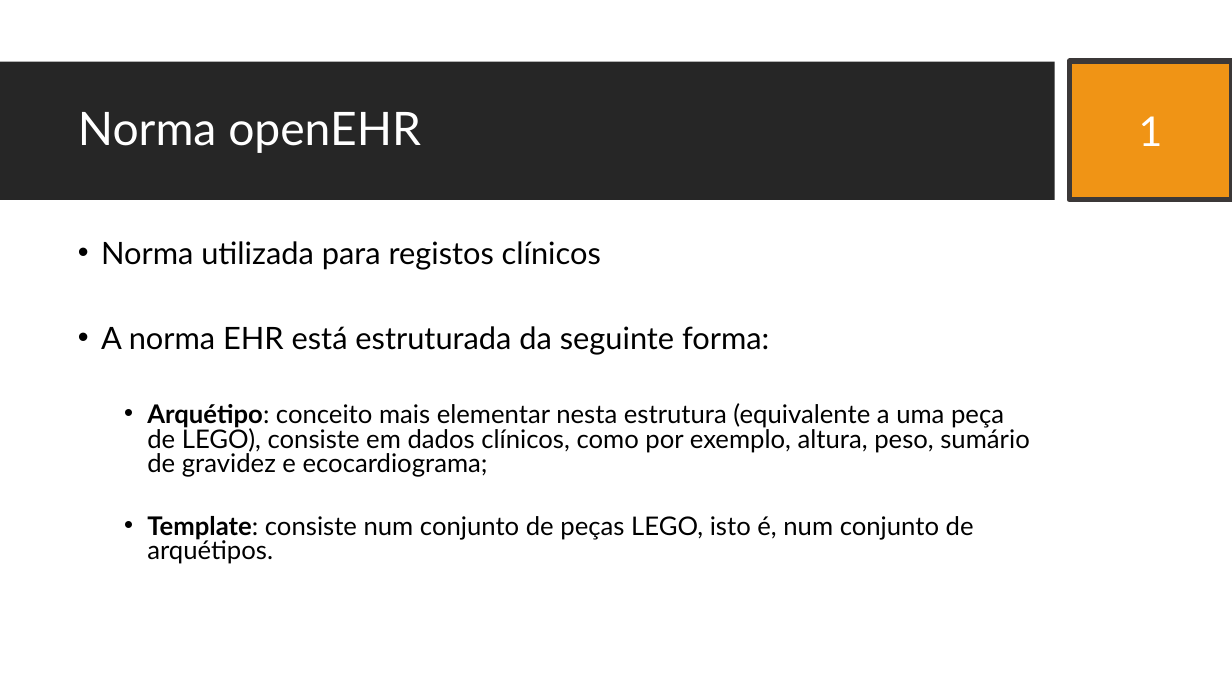
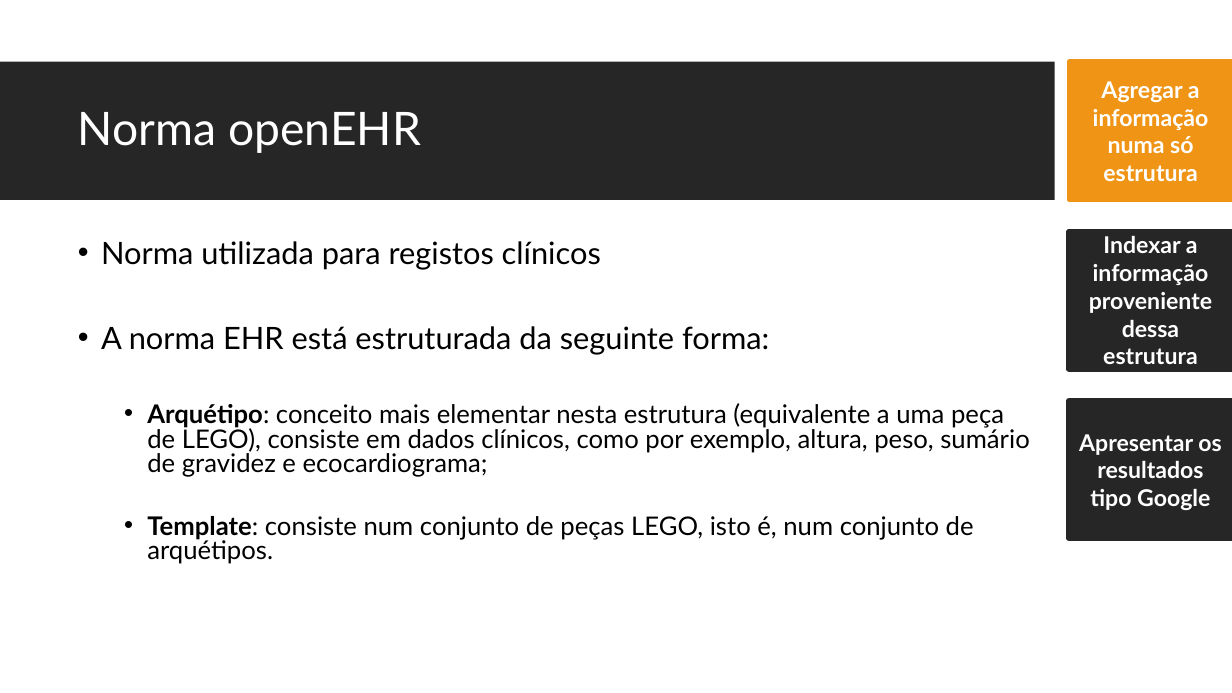
Before and after one commit to JDSBCC/Indexacao-de-Documentos-Clinicos, a slide deck: slide 9 of Dissertacao/4. Defesa da dissertação.pptx. Drawn at 1232x693 pixels with LibreOffice and Linux fonts; fonts in the diff are those of the drawing; background and template pictures are left out. Boxes give left, top, right and bottom in pixels: in the first picture for what was removed or moved away, otherwise in the second. Text is boxed around its words. In the diff, an @@ line names an element or a change of style, - is before the commit and + after.

```diff
--- a/Dissertacao/4. Defesa da dissertação.pptx
+++ b/Dissertacao/4. Defesa da dissertação.pptx
@@ rounded rectangle "Agregar a informação numa só ...": place and size @@
-rounded rectangle "Agregar a informação numa só ..." at (1139, 116, 1163, 146)
+rounded rectangle "Agregar a informação numa só ..." at (1069, 62, 1232, 200)
@@ rounded rectangle "Agregar a informação numa só ..." at (1069, 62, 1232, 200): fill none to #F09415; outline none to #F09415 4 pt @@
@@ rectangle removed at (1069, 61, 1232, 200) @@
@@ text in rounded rectangle at (1093, 81, 1209, 181): text changed; size 32 to 18 pt; bold on @@
-1
+Agregar a informação numa só estrutura
@@ rounded rectangle added at (1069, 231, 1232, 369), fill #262626, outline #262626 4 pt, 18 pt, text #FFFFFF, bold @@
+Indexar a informação proveniente dessa estrutura
@@ rounded rectangle added at (1069, 401, 1232, 539), fill #262626, outline #262626 4 pt, 18 pt, text #FFFFFF, bold @@
+Apresentar os resultados tipo Google
```
Also in this commit, not shown: 6 other slides changed, 2 slides added, 2 slides removed, 1 other file.
